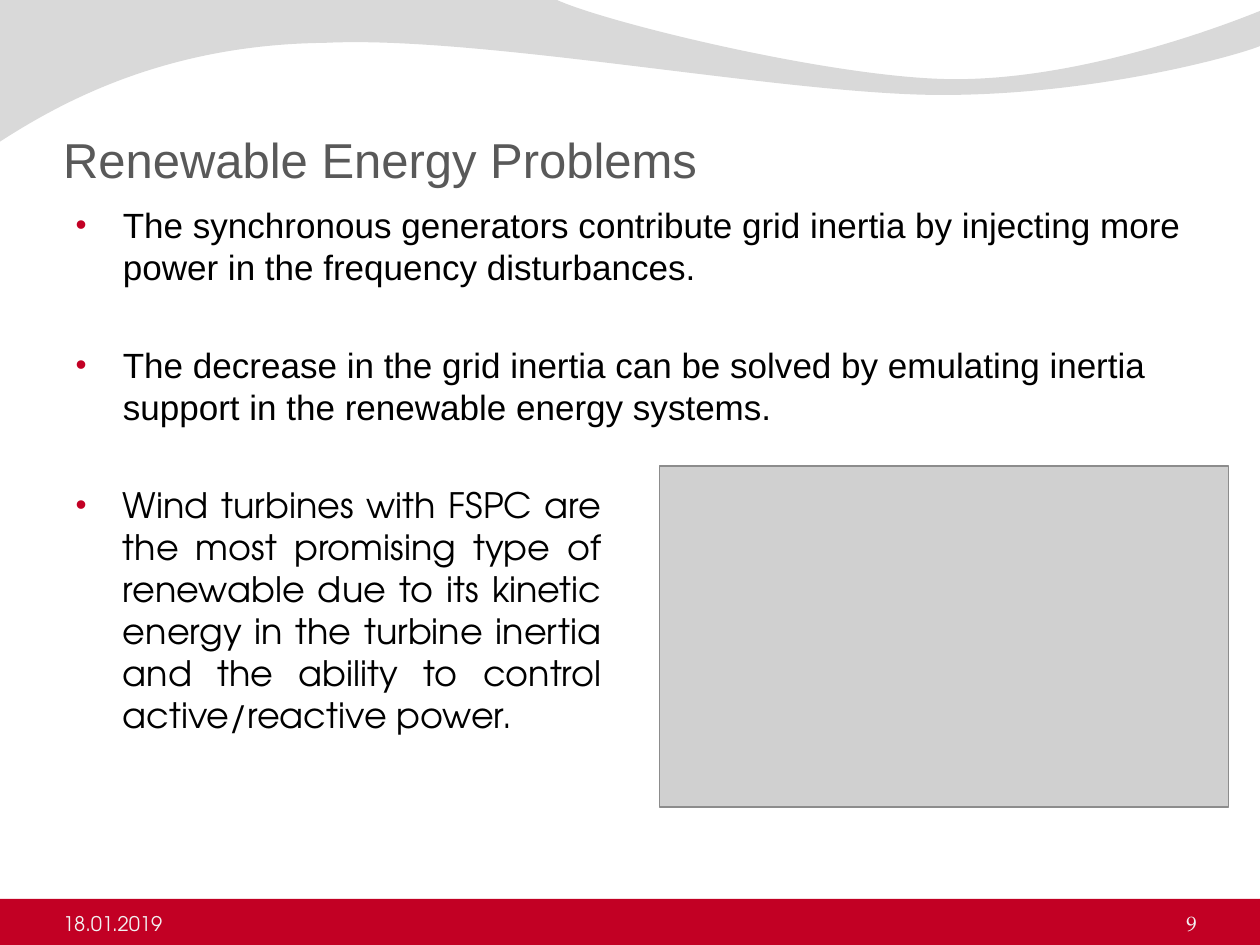
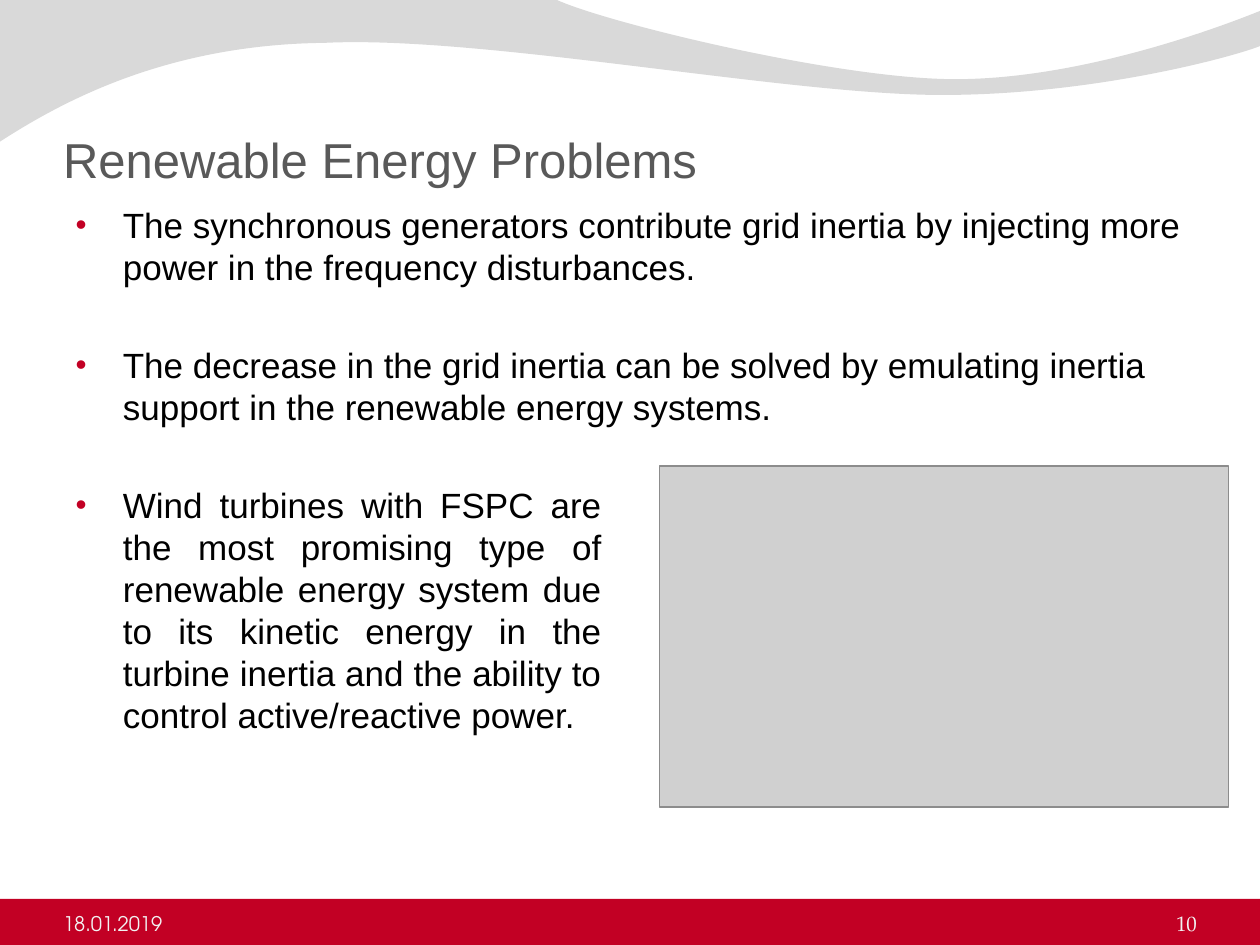
Before and after one commit to ErencanDuymaz/Research, a slide deck: slide 10 of Thesis/Thesis Defence/Erencan_Duymaz_thesis_defence.pptx (slide 9 before the commit). Drawn at 1260x945 pixels with LibreOffice and Linux fonts; fonts in the diff are those of the drawing; grey boxes stand for pictures; background and template pictures are left out. Boxes give left, top, right and bottom in pixels: in the first picture for what was removed or moved away, otherwise in the second. Text is boxed around its words. In the diff, an @@ line names an element or a change of style, - is before the commit and + after.

```diff
--- a/Thesis/Thesis Defence/Erencan_Duymaz_thesis_defence.pptx
+++ b/Thesis/Thesis Defence/Erencan_Duymaz_thesis_defence.pptx
@@ text at box(123, 492, 602, 735): text changed; font TeX Gyre Adventor to Arial @@
-• Wind turbines with FSPC are the most promising type of renewable due to its kinetic energy in the turbine inertia and the ability to control active/reactive power.
+• Wind turbines with FSPC are the most promising type of renewable energy system due to its kinetic energy in the turbine inertia and the ability to control active/reactive power.
@@ page number at box(1176, 916, 1197, 932): text changed @@
-9
+10
```
Also in this commit, not shown: 6 other slides changed, 3 slides added, 6 other files.
